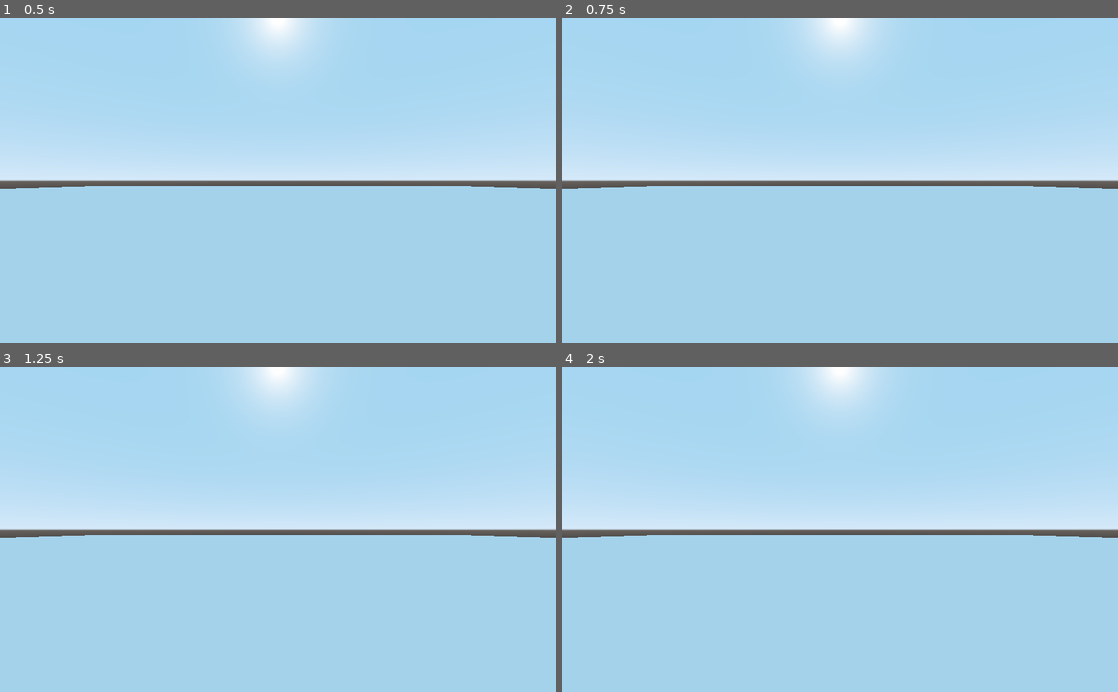
Above: before the commit, frames 1-4 (two rows, left to right).
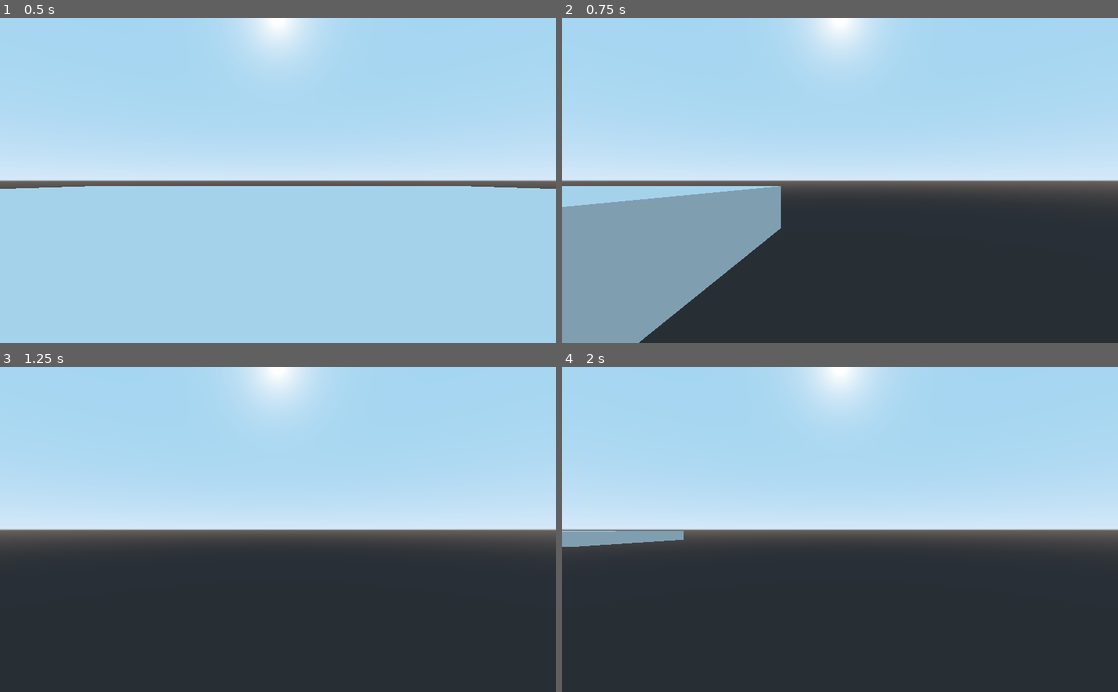
Above: after the commit, the same moments.

Repository: GameJams-butnamealreadytaken/LD49-Poutinegrade
Game: Godot game, scene res://assets/levels/test/test.tscn
The game is run twice, just before and just after one commit, with the same random seed, the same clock (stepped at 60 frames per second) and the same inputs. This scene is started directly instead of the project's main scene.
Inputs:
- Up to frame 1 (0.5 s): no input
- Up to frame 2 (0.75 s): tap Enter at 0.5 s; hold D (move_right) from 0.53 s (still down)
- Up to frame 3 (1.25 s): keep holding D (move_right)
- Up to frame 4 (2 s): tap Space at 1.25 s; release D (move_right) at 1.28 s; hold S (move_backward) from 1.28 s (still down)

Frame 1 is identical in both runs. In frame 2, 47% of the frame differs, in the area x 0-100%, y 51-100%; in frame 3, 48%; in frame 4, 48%, in the area x 0-100%, y 50-100%.

Commit message:
Added basic character displacement

Diff:
--- a/project/assets/characters/player/player.tscn
+++ b/project/assets/characters/player/player.tscn
@@ -1,10 +1,14 @@
-[gd_scene load_steps=2 format=2]
+[gd_scene load_steps=3 format=2]
+
+[ext_resource path="res://assets/characters/player/player_controller.gd" type="Script" id=1]
 
 [sub_resource type="CapsuleShape" id=1]
 margin = 0.001
 height = 2.0
 
 [node name="Player" type="KinematicBody"]
+script = ExtResource( 1 )
+camera_path = NodePath("XRotation/Camera")
 
 [node name="CollisionShape" type="CollisionShape" parent="."]
 transform = Transform( 1, 0, 0, 0, -4.37114e-08, -1, 0, 1, -4.37114e-08, 0, 0, 0 )
--- /dev/null
+++ b/project/assets/characters/player/player_controller.gd
@@ -0,0 +1,45 @@
+extends KinematicBody
+
+
+export(NodePath) var camera_path
+onready var camera := get_node(camera_path) as Camera
+
+export(float) var speed := 50.0
+
+
+var current_direction : Vector3
+
+
+func _ready() -> void:
+    pass
+
+
+func _physics_process(delta: float) -> void:
+    process_input(delta)
+    process_movement(delta)
+
+
+func process_input(delta: float) -> void:
+    # Reset direcion
+    current_direction = Vector3()
+
+    var camera_transform := camera.get_global_transform()
+
+    if Input.is_action_pressed("move_forward"):
+        current_direction -= camera_transform.basis.z
+    if Input.is_action_pressed("move_backward"):
+        current_direction += camera_transform.basis.z
+    if Input.is_action_pressed("move_left"):
+        current_direction -= camera_transform.basis.x
+    if Input.is_action_pressed("move_right"):
+        current_direction += camera_transform.basis.x
+
+    if Input.is_action_just_pressed("ui_cancel"):
+        if Input.get_mouse_mode() == Input.MOUSE_MODE_VISIBLE:
+            Input.set_mouse_mode(Input.MOUSE_MODE_CAPTURED)
+        else:
+            Input.set_mouse_mode(Input.MOUSE_MODE_VISIBLE)
+
+
+func process_movement(delta: float) -> void:
+    move_and_slide(current_direction * speed, Vector3.UP)
--- a/project/assets/levels/main_menu/main_menu.gd
+++ b/project/assets/levels/main_menu/main_menu.gd
@@ -2,8 +2,8 @@
 
 
 func _ready() -> void:
-	pass
+    pass
 
 
 func _on_QuitButton_pressed() -> void:
-	get_tree().quit()
+    get_tree().quit()
